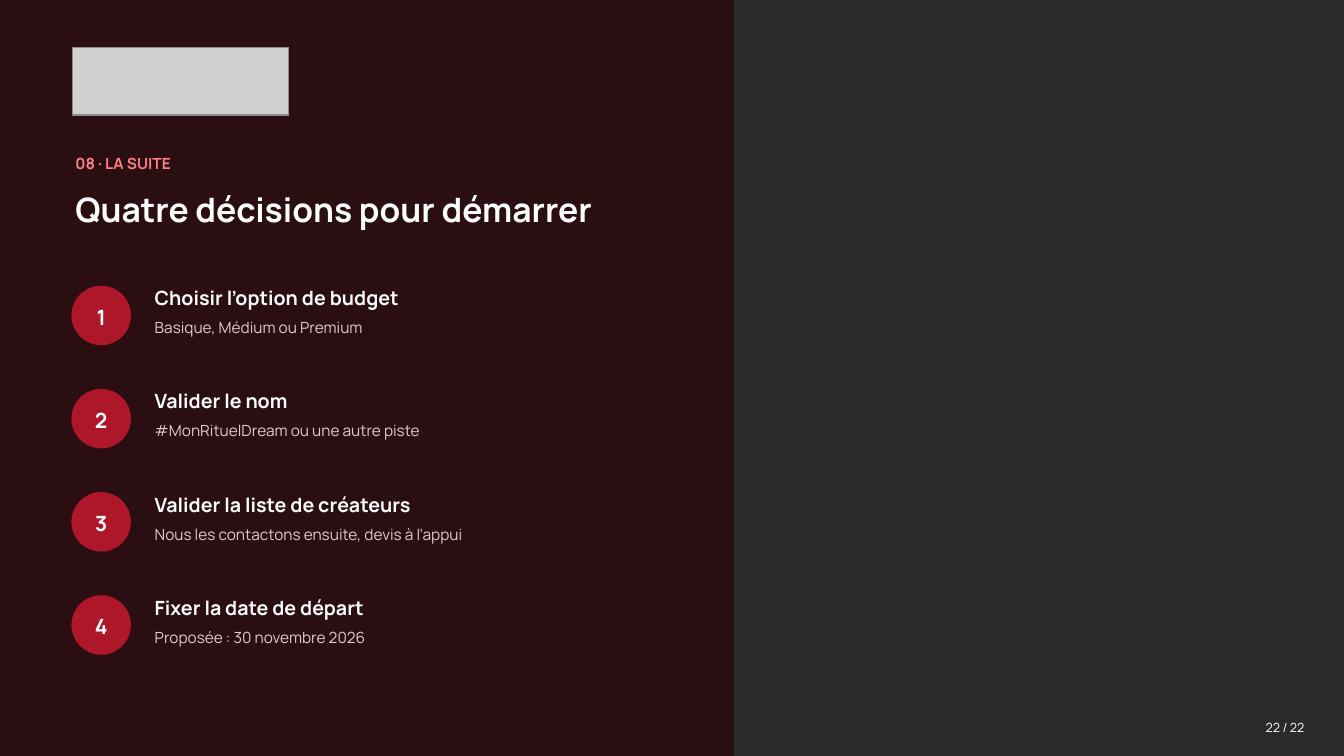
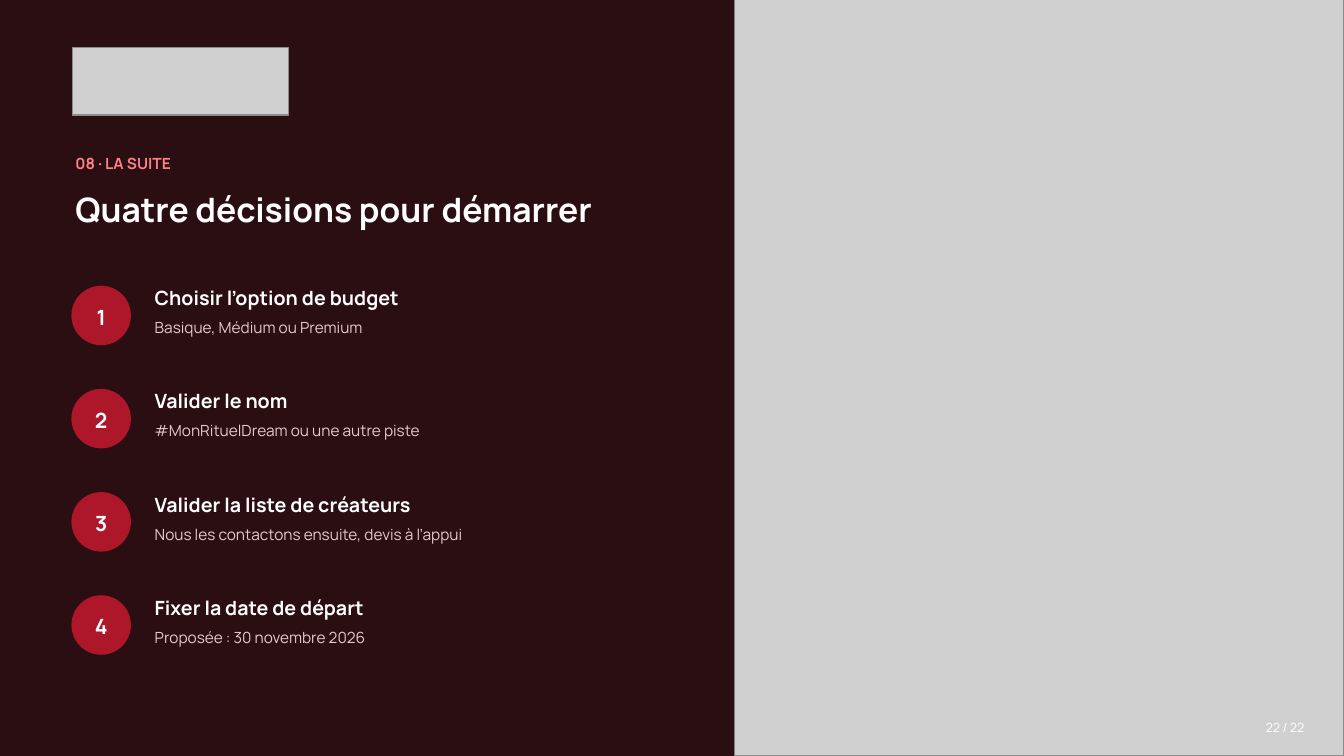
Before and after one commit to leslita06/fatima-unifood-fictif, a slide deck: slide 22 of tmp-tj/261028_DreamCosmetics_campagne-influence-CI_v1.pptx. Drawn at 1344x756 pixels with LibreOffice and Linux fonts; fonts in the diff are those of the drawing; grey boxes stand for pictures; background and template pictures are left out; a plain dark background stands for a picture behind light text. Boxes give left, top, right and bottom in pixels: in the first picture for what was removed or moved away, otherwise in the second. Text is boxed around its words. In the diff, an @@ line names an element or a change of style, - is before the commit and + after.

```diff
--- a/tmp-tj/261028_DreamCosmetics_campagne-influence-CI_v1.pptx
+++ b/tmp-tj/261028_DreamCosmetics_campagne-influence-CI_v1.pptx
@@ background picture (left out) to #FFFFFF @@
@@ picture added at bbox=[734, 0, 1344, 756] @@
```
Also in this commit, not shown: 3 other slides changed.
